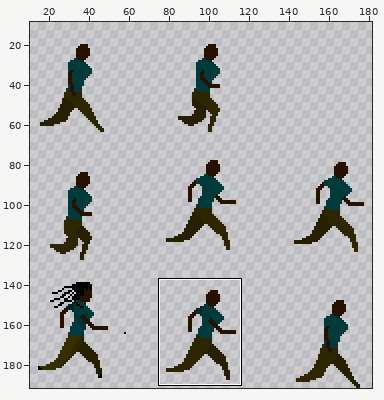
Sprite sheet: gdx-game-android/assets/runninggwip.png. The first picture is a wide view before the edit; the outline marks the close-up.
Close-up. Earlier state:
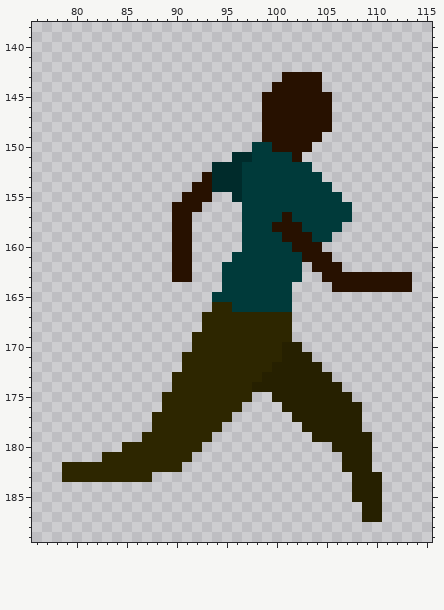
The file is 192x192 pixels. Colours within 5 levels of each other are drawn and written as one. Shown: x 76..115, y 138..189. The wide view leaves out empty margins. The commit also changed other parts of the picture, which this record leaves out.
After:
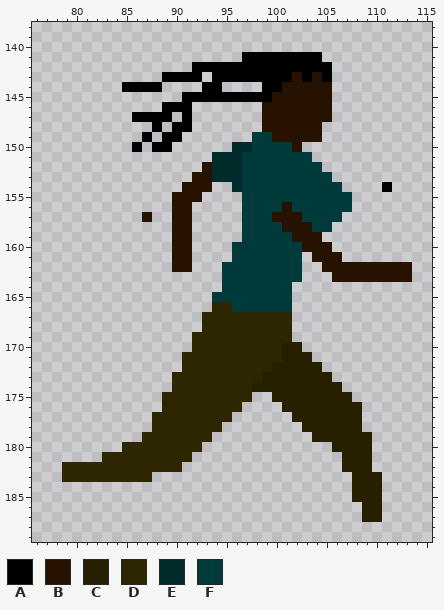
Palette (. is transparent): A #000000  B #271100  C #262000  D #2d2600  E #002b2b  F #003a3a
Edits made:
Colour A now appears in row 141 at x 97 to 104; in row 142 at x 92 to 105; in row 143 at x 89 to 92, 94 to 100 and 105; in row 144 at x 85 to 88, 93 to 94 and 99; in row 145 at x 91 to 98; in row 146 at x 89 to 91.
Colour A now appears in row 147 at x 86 to 89 and 91; in row 148 at x 88 and 90 to 91; in row 149 at x 87 and 89 to 90; in row 150 at x 86 and 88 to 89; in row 154 at x 111.
The author changed colour B to colour A in row 143 at x 101 and 103; in row 144 at x 100; in row 145 at x 99.
Colour B now appears in row 144 at x 105; in row 152 at x 93; in row 153 at x 92; in row 154 at x 91; in row 155 at x 90; in row 157 at x 87.
Colour B now appears in row 160 at x 105; in row 161 at x 106; in row 162 at x 107 to 113.
The author changed colour F to colour B in row 156 at x 101; in row 157 at x 100 and 102; in row 158 at x 103; in row 159 at x 104.
Colour E now appears in row 150 at x 96 to 97; in row 151 at x 94 to 95.
Colour F now appears in row 149 at x 98; in row 151 at x 103; in row 152 at x 104; in row 153 at x 105; in row 154 at x 106; in row 155 at x 107.
Colour F now appears in row 160 at x 96.
The author changed colour B to colour F in row 149 at x 99; in row 150 at x 100 to 101; in row 151 at x 102; in row 158 at x 100; in row 159 at x 101; in row 160 at x 102.
The author changed colour E to colour F in row 151 at x 97.
Colour B is removed in row 148 at x 105; in row 150 at x 103; in row 155 at x 93; in row 156 at x 92; in row 161 at x 103; in row 162 at x 104.
Colour B is removed in row 163 at x 90 to 91 and 105; in row 164 at x 106 to 113.
Colour E is removed in row 154 at x 94 to 95; in row 155 at x 96.
Colour F is removed in row 157 at x 107; in row 158 at x 106; in row 159 at x 105.
Changed places in both close-ups, as pixel boxes (x1, y1, x2, y2):
changed: (122, 52, 412, 292)
